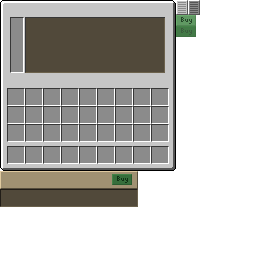
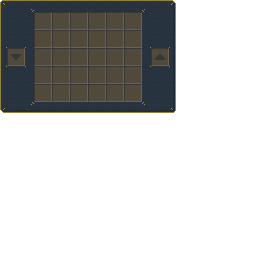
Layers edited between the first and the second 256 x 256 image:
removed layer "Layer 1" over <box>0,0,200,207</box>
added layer "ShopItems" above "Input" over <box>34,12,142,102</box>
added layer "Input" above "Output" over <box>7,48,25,66</box>
added layer "Output" above "Layer 33 Merged" over <box>151,48,169,66</box>
added layer "Layer 33 Merged" (95%) above "Copy of Background" over <box>0,0,176,113</box>
added layer "Copy of Background" above "PlayerInventory" over <box>0,0,176,113</box>
